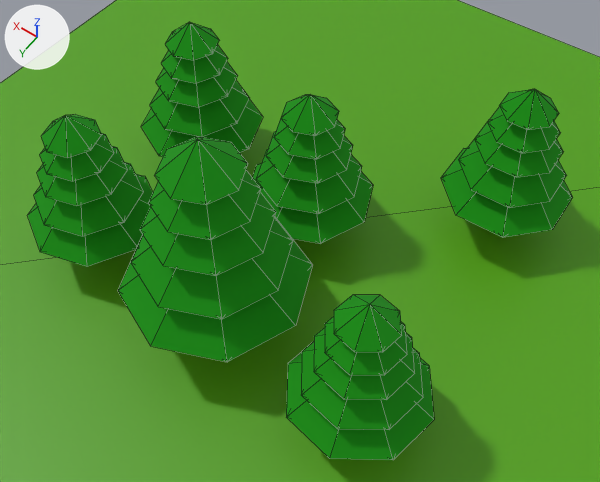
Renders of the glTF model example_scene.glb from each side of a commit.
The view is the same before and after, from a 50 mm lens placed at (-5.79, 8.4, 12.55), pointed at (-0.7, 1.28, 1.36). Every picture has the same lights, and +X, +Y and +Z are marked at upper left. Mesh edges are drawn as thin lines. Where no turn or scale is listed for an object, it has been applied to the vertices. Vertices at the same position are counted once.

The first picture shows 'ground', 'pine', 'pine.001', 'pine.002', 'pine.003', 'pine.004', 'pine.005'.
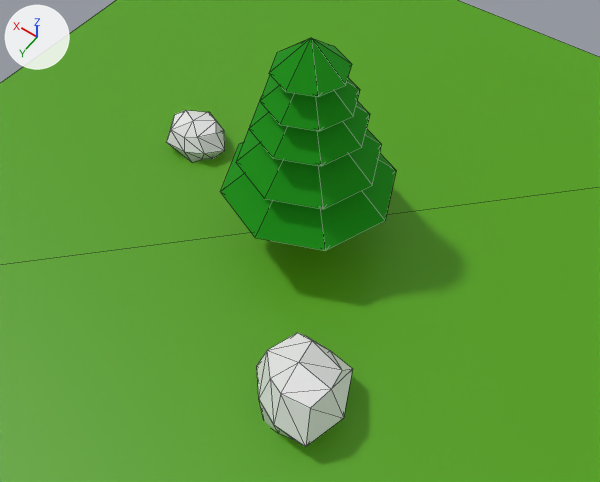
Patch to the scene script:
```diff
--- a/example_scene.glb.py
+++ b/example_scene.glb.py
@@ me_cylinder_003 @@
 me_cylinder_003.from_pydata(...)  # 61 vertices, 98 faces; spans x -1.62..1.62, y -1.62..1.62, z -0.14..4.5
+# me_cylinder_003 part 1: the whole mesh is scaled about the mesh origin by 0.747
 me_cylinder_003.materials.append(mat_tree_bark)
@@ me_cube_002 @@
+me_cube_002.from_pydata(...)  # 26 vertices, 48 faces; spans x -0.773..0.705, y -0.674..0.511, z -0.55..0.215
@@ me_cube_001 @@
+me_cube_001.from_pydata(...)  # 26 vertices, 48 faces; spans x -0.85..0.84, y -0.89..0.78, z -0.62..0.83
@@ ob_pine @@
-ob_pine = bpy.data.objects.new('pine', me_cylinder_001)
+ob_pine = bpy.data.objects.new('pine', me_cylinder_003)
 ob_pine.location = (0.0, 0.0, 0.0)
+ob_pine.scale = (1.34, 1.34, 1.34)
@@ ob_pine_001 @@
-ob_pine_001 = bpy.data.objects.new('pine.001', me_cylinder_001)
-ob_pine_001.location = (-2.98, 2.88, 0.0)
-ob_pine_001.rotation_euler = (0.0, 0.0, -1.361)  # degrees (0, 0, -78)
@@ ob_pine_002 @@
-ob_pine_002 = bpy.data.objects.new('pine.002', me_cylinder_001)
-ob_pine_002.location = (2.88, 2.66, 0.0)
-ob_pine_002.rotation_euler = (0.0, 0.0, -2.478)  # degrees (0, 0, -142)
@@ ob_pine_003 @@
-ob_pine_003 = bpy.data.objects.new('pine.003', me_cylinder_001)
-ob_pine_003.location = (-2.91, -2.24, 0.0)
-ob_pine_003.rotation_euler = (0.0, 0.0, -1.937)  # degrees (0, 0, -111)
@@ ob_pine_004 @@
-ob_pine_004 = bpy.data.objects.new('pine.004', me_cylinder_001)
-ob_pine_004.location = (2.81, -0.3, 0.0)
-ob_pine_004.rotation_euler = (0.0, 0.0, -2.409)  # degrees (0, 0, -138)
@@ ob_pine_005 @@
-ob_pine_005 = bpy.data.objects.new('pine.005', me_cylinder_003)
-ob_pine_005.location = (0.01, 2.66, 0.0)
@@ ob_stone_02 @@
+ob_stone_02 = bpy.data.objects.new('stone_02', me_cube_002)
+ob_stone_02.location = (3.2, -0.42, 0.47)
@@ ob_stone_01 @@
+ob_stone_01 = bpy.data.objects.new('stone_01', me_cube_001)
+ob_stone_01.location = (-2.07, 3.19, 0.47)
```

Boxes [x1, y1, x2, y2] around the edits, measured in the pictures (600 x 482 px; the box of a moved part takes in the faces that stretch with it):
'pine.005', deleted (green): before [118, 137, 313, 362]
'pine', reshaped, rescaled (44% wider, 42% taller): before [252, 94, 373, 244]; after [221, 38, 396, 251]
'pine.001', deleted (green): before [286, 294, 434, 460]
'pine.002', deleted (green): before [27, 115, 153, 267]
'pine.003', deleted (green): before [441, 89, 573, 237]
'pine.004', deleted (green): before [141, 22, 263, 157]
'stone_01', added: after [257, 333, 353, 447]
'stone_02', added: after [166, 110, 225, 162]
part 1 of me_cylinder_003, moved or reshaped: before [118, 137, 313, 362]; after [221, 38, 396, 251]
